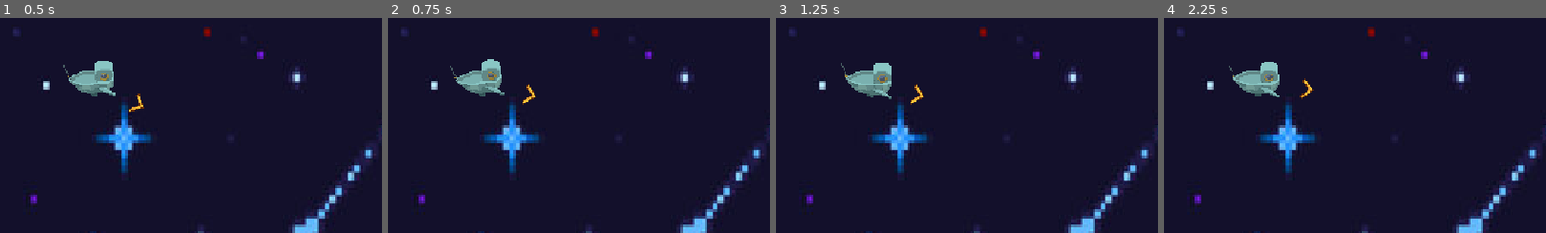
Above: before the commit, frames 1-4 (left to right).
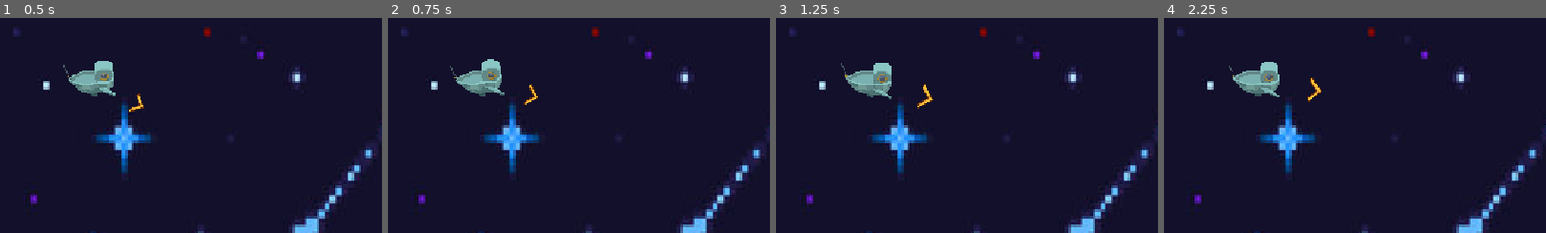
Above: after the commit, the same moments.

Repository: DudeNamedDarcy/CosmicJam2026
Game: Godot game, scene res://Scenes/game_scene.tscn
The game is run twice, just before and just after one commit, with the same random seed, the same clock (stepped at 60 frames per second) and the same inputs.
Inputs (mouse positions are % of the whole screen's width and height, from its top left):
- Up to frame 1 (0.5 s): no input
- Up to frame 2 (0.75 s): move the mouse to (72, 45) at 0.52 s; press the mouse at (72, 45) at 0.53 s; hold Right (ComboRight) from 0.53 s (still down)
- Up to frame 3 (1.25 s): keep holding Right (ComboRight)
- Up to frame 4 (2.25 s): release Right (ComboRight) at 1.25 s; release the mouse at (72, 45) at 1.25 s; drag from (30, 55) to (90, 85) at 1.27 s; move the mouse to (60, 28) at 2.02 s; press the mouse at (60, 28) at 2.03 s; hold Right (ComboRight) from 2.03 s (still down); tap G (dialogue_next) at 2.1 s
The pictures show only the part of the screen within x 0-50%, y 0-50%; the shares and areas given below are measured in that part.

Frame 1 is identical in both runs. In frame 2, 0.2% of the frame differs, in the area x 35-40%, y 30-41%; in frame 3, 0.3%, in the area x 35-42%, y 30-43%; in frame 4, 0.3%.

Commit message:
added scaling aimarrow

Diff:
--- a/Scenes/player_controller.gd
+++ b/Scenes/player_controller.gd
@@ -40,10 +40,19 @@
 var fishList: Array[Fish] = []
 var activeBobbers: Array[Bobber] = []
 var comboFishList: Array[FishComboSprite] = []
+var aim_arrow_base_scale: float
+
+func _ready() -> void:
+	aim_arrow_base_scale = aimArrow.scale.x
 
 func _process(delta: float) -> void:
 	if Input.is_action_pressed("CastReel"):
 		castPower += delta
+	var charge_ratio: float = 0.0
+	if maxCastPower > 0.0:
+		charge_ratio = clamp(castPower / maxCastPower, 0.0, 1.0)
+
+	aimArrow.scale = Vector2(aim_arrow_base_scale * (1.0 + charge_ratio), aim_arrow_base_scale * (1.0 + charge_ratio))
 	#print(PlayerState.find_key(playerState))
 	AimMouse()
 
@@ -151,6 +160,8 @@
 
 func CastBobbers(castPower: float) -> void:
 	aimArrow.hide()
+	aimArrow.scale = Vector2(aim_arrow_base_scale, aim_arrow_base_scale)
+
 	var cast_direction: Vector2 = Vector2.RIGHT.rotated(aimArrow.global_rotation).normalized()
 	for bobberScene in bobbersList:
 		var bobber: Bobber = bobberScene.instantiate()
